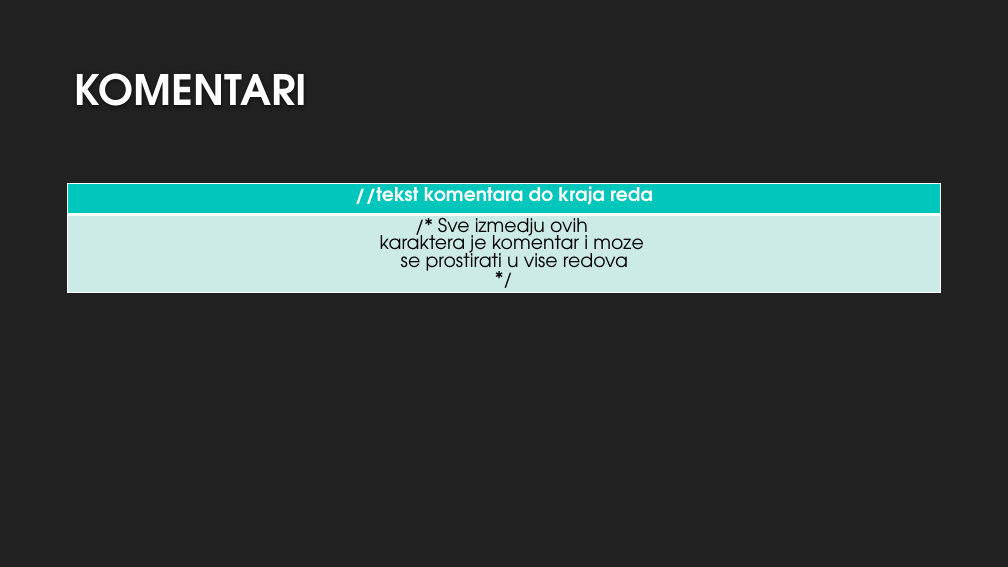
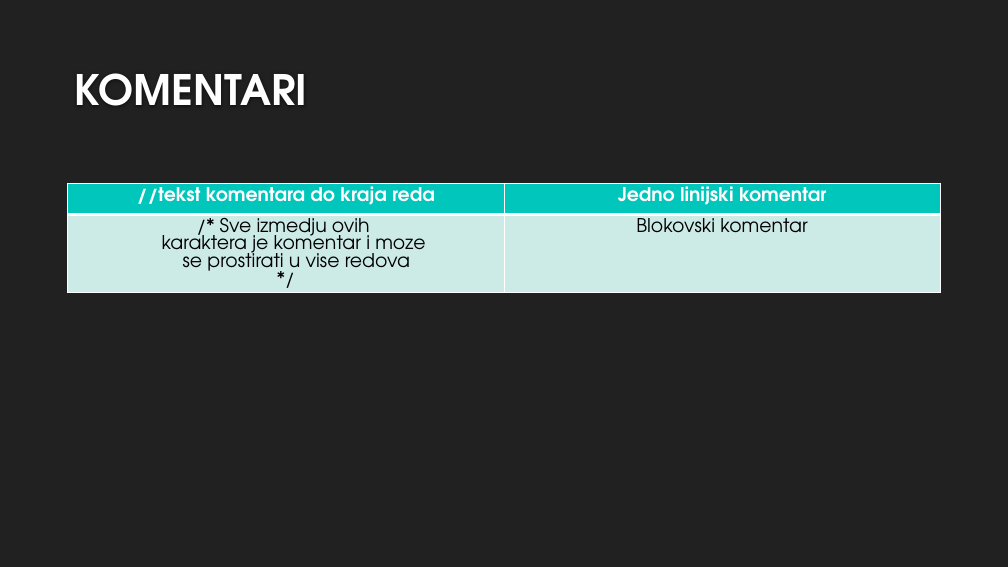
Before and after one commit to ivan95603/Blok2018, a slide deck: slide 7 of JAVA.pptx. Drawn at 1008x567 pixels with LibreOffice and Linux fonts; fonts in the diff are those of the drawing; background and template pictures are left out. Boxes give left, top, right and bottom in pixels: in the first picture for what was removed or moved away, otherwise in the second. Text is boxed around its words. In the diff, an @@ line names an element or a change of style, - is before the commit and + after.

```diff
--- a/JAVA.pptx
+++ b/JAVA.pptx
@@ table at <box>68,184,941,313</box> @@
+column 2: Jedno linijski komentar | Blokovski komentar
```
Also in this commit, not shown: 1 slide added, 5 other files.
